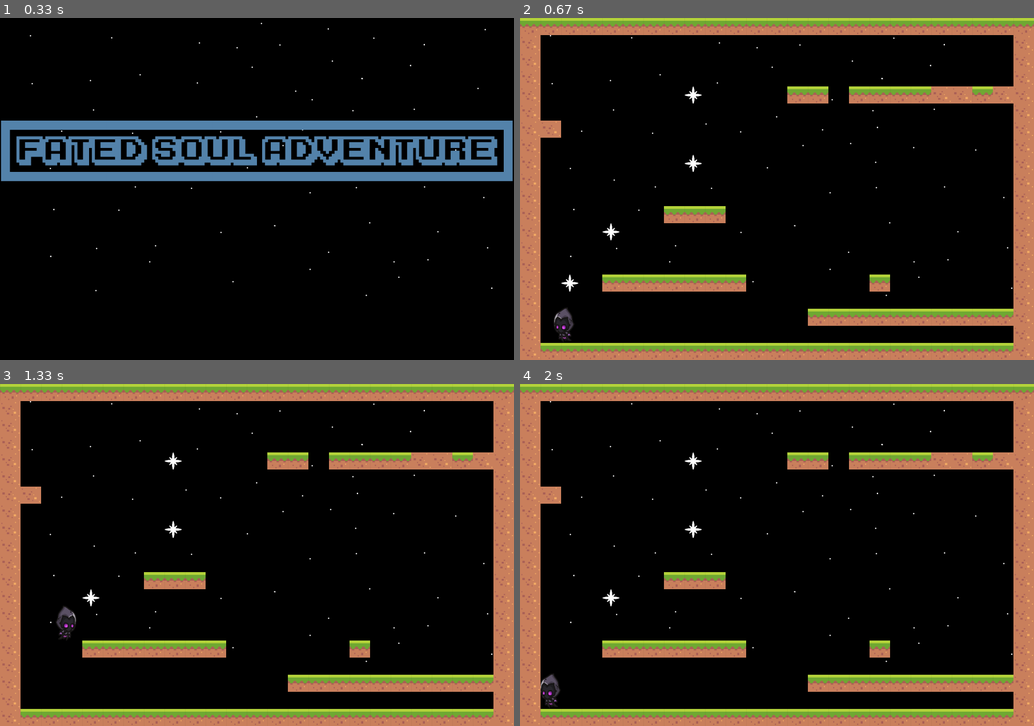
Above: before the commit, frames 1-4 (two rows, left to right).
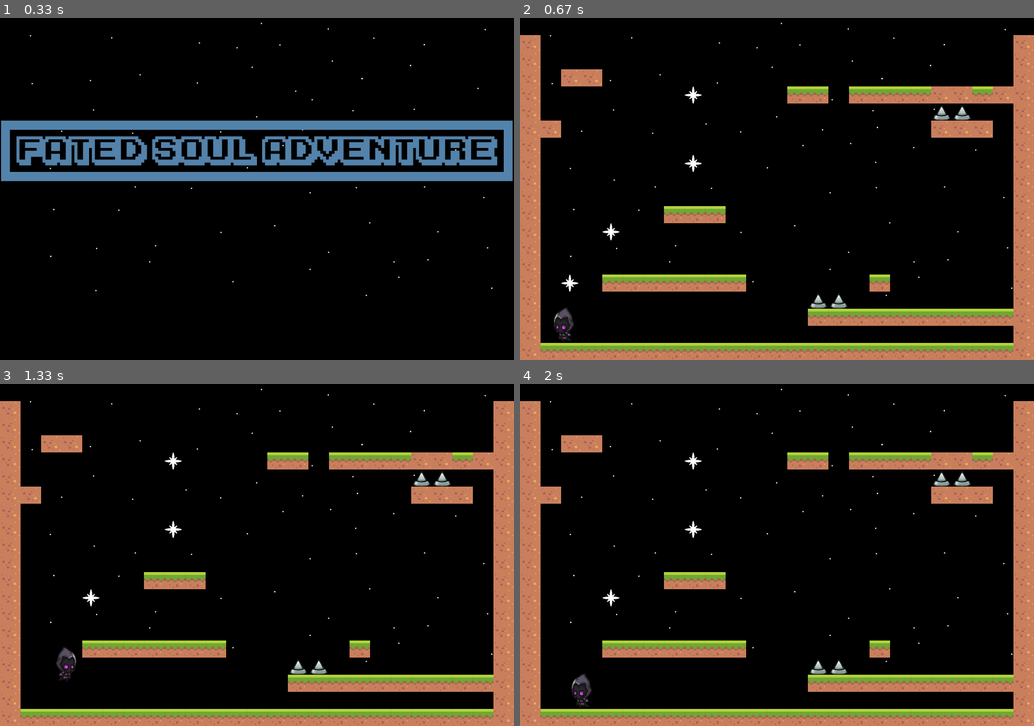
Above: after the commit, the same moments.

Repository: Ryastan/YLyceum_Game
Game: pygame game, started from Game on PyGame/main.py
Same seed, same stepped clock (60 frames per second), same inputs: the game is played once before the commit and once after it.
Inputs:
- Up to frame 1 (0.33 s): no input
- Up to frame 2 (0.67 s): hold Right from 0.33 s (still down)
- Up to frame 3 (1.33 s): release Right at 0.8 s; hold Up 0.83-1.13 s; hold Right from 1.17 s (still down)
- Up to frame 4 (2 s): release Right at 1.63 s; hold Left from 1.67 s (still down)

Frame 1 is identical in both runs. In frame 2, 6.3% of the frame differs, in the area x 0-100%, y 0-85%; in frame 3, 6.7%, in the area x 0-100%, y 0-87%; in frame 4, 6.7%.

Commit message:
Появились смертельные шипы

Diff:
--- a/Game on PyGame/booster.py
+++ b/Game on PyGame/booster.py
@@ -23,3 +23,11 @@
         self.image = load_image("life_crystal.png")
         self.image = pygame.transform.scale(self.image, (50, 50))
         self.rect = Rect(x, y, 50, 50)
+
+
+class spike(sprite.Sprite):
+    def __init__(self, x, y, floor = 0):
+        sprite.Sprite.__init__(self)
+        self.image = load_image("metal_spike.png")
+        self.image = pygame.transform.scale(self.image, (60, 50))
+        self.rect = Rect(x, y, 60, 50)
--- a/Game on PyGame/hero.py
+++ b/Game on PyGame/hero.py
@@ -34,12 +34,12 @@
         self.rect = Rect(x, y, WIDTH-100, HEIGHT - 40)
         self.y_speed = 0 # скорость вертикального перемещения
         self.ground = False
-        self.jump_power = 8
+        self.jump_power = 6
         self.gravity = 0.30
         self.shift_used = 0
         self.extra_jump = 0
 
-    def update(self,  left, right, up, shift, platforms, crystals):
+    def update(self,  left, right, up, shift, platforms, crystals, enemies):
         print(self.y_speed, "///////")
         if self.time < 1 and self.condition != 6:
             self.condition = 5
@@ -132,16 +132,16 @@
         self.ground = False
 
         self.rect.y += self.y_speed
-        self.collision_check(0, self.y_speed, platforms, crystals)
+        self.collision_check(0, self.y_speed, platforms, crystals, enemies)
 
         self.rect.x += self.x_speed
-        self.collision_check(self.x_speed, 0, platforms, crystals)
+        self.collision_check(self.x_speed, 0, platforms, crystals, enemies)
 
         self.rect.y += self.y_speed
 
 
 
-    def collision_check(self, x_speed, y_speed, platforms, crystals):
+    def collision_check(self, x_speed, y_speed, platforms, crystals, enemies):
         for platform in platforms:
             if sprite.collide_rect(self, platform):
 
@@ -163,5 +163,12 @@
         for crystal in crystals:
             if sprite.collide_rect(self, crystal):
                 self.time = 15 * 60
-                self.extra_jump = 150
+                self.extra_jump = 50
                 crystal.kill()
+
+        for enemie in enemies:
+            if sprite.collide_rect(self, enemie) and self.live == 1:
+                self.condition = 5
+                self.live = 0
+                self.anim_time = 0
+                self.time = 110
--- a/Game on PyGame/levels.py
+++ b/Game on PyGame/levels.py
@@ -5,6 +5,7 @@
 from blocks import Platforms
 from blocks import Platforms1
 from booster import coal
+from booster import spike
 import os
 import sys
 
@@ -45,6 +46,7 @@
         crstals = pygame.sprite.Group() #Бустовые кристаллы
         platforms = []  # Все Платформы
         bentities = pygame.sprite.Group()  # Обьекты заднего плана
+        enemies = pygame.sprite.Group()
         class backg(pygame.sprite.Sprite):
             def __init__(self):
                 super().__init__(bentities)
@@ -55,13 +57,13 @@
         backgr = backg()
         bentities.add(backgr)
 
-        level1 = ["-------------------------",
-                  "0                       0",
-                  "0                       0",
-                  "0                       0",
+        level1 = ["                         ",
+                  "0                       0",
+                  "0                       0",
+                  "0 33                    0",
                   "0       1    -- ----33-00",
-                  "0                       0",
-                  "00                      0",
+                  "0                   44  0",
+                  "00                  000 0",
                   "0                       0",
                   "0       1               0",
                   "0                       0",
@@ -71,7 +73,7 @@
                   "0                       0",
                   "0                       0",
                   "0 1 -------      -      0",
-                  "0                       0",
+                  "0             44        0",
                   "0             ----------0",
                   "0                       0",
                   "0-----------------------0"]
@@ -100,6 +102,10 @@
                 if col == "3":
                     platform = Platforms1(x, y, W // 25, H // 20, 0)
                     entities.add(platform)
+                if col == "4":
+                    platform = spike(x, y)
+                    entities.add(platform)
+                    enemies.add(platform)
                 x += W // 25
             y += H // 20
             x = 0
@@ -147,7 +153,7 @@
             if timing == 3:
                 hero.anim_time += 1
                 timing = 0
-            hero.update(left, right, up, shift, platforms, crstals)  # передвижение
+            hero.update(left, right, up, shift, platforms, crstals, enemies)  # передвижение
             surface.blit(hero.image, (hero.rect.centerx - 75, hero.rect.centery - 60))
             entities.draw(surface)
             bentities.draw(bg)
--- a/Game on PyGame/main.py
+++ b/Game on PyGame/main.py
@@ -17,7 +17,8 @@
 RED = (255, 0, 0)
 GREEN = (0, 255, 0)
 BLUE = (0, 0, 255)
-
+#1500 / 25 = 60
+#1000 / 20 = 50 Стандарт размеров блоков
 level = Levels()
 if level.load_menu(W, H) == "Yes":
     level1 = Levels()
